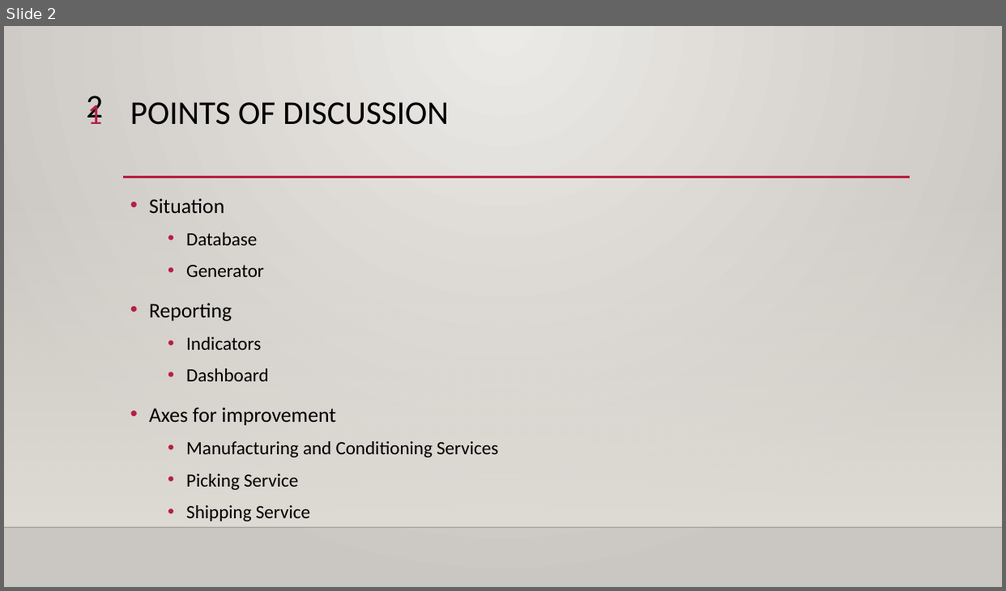
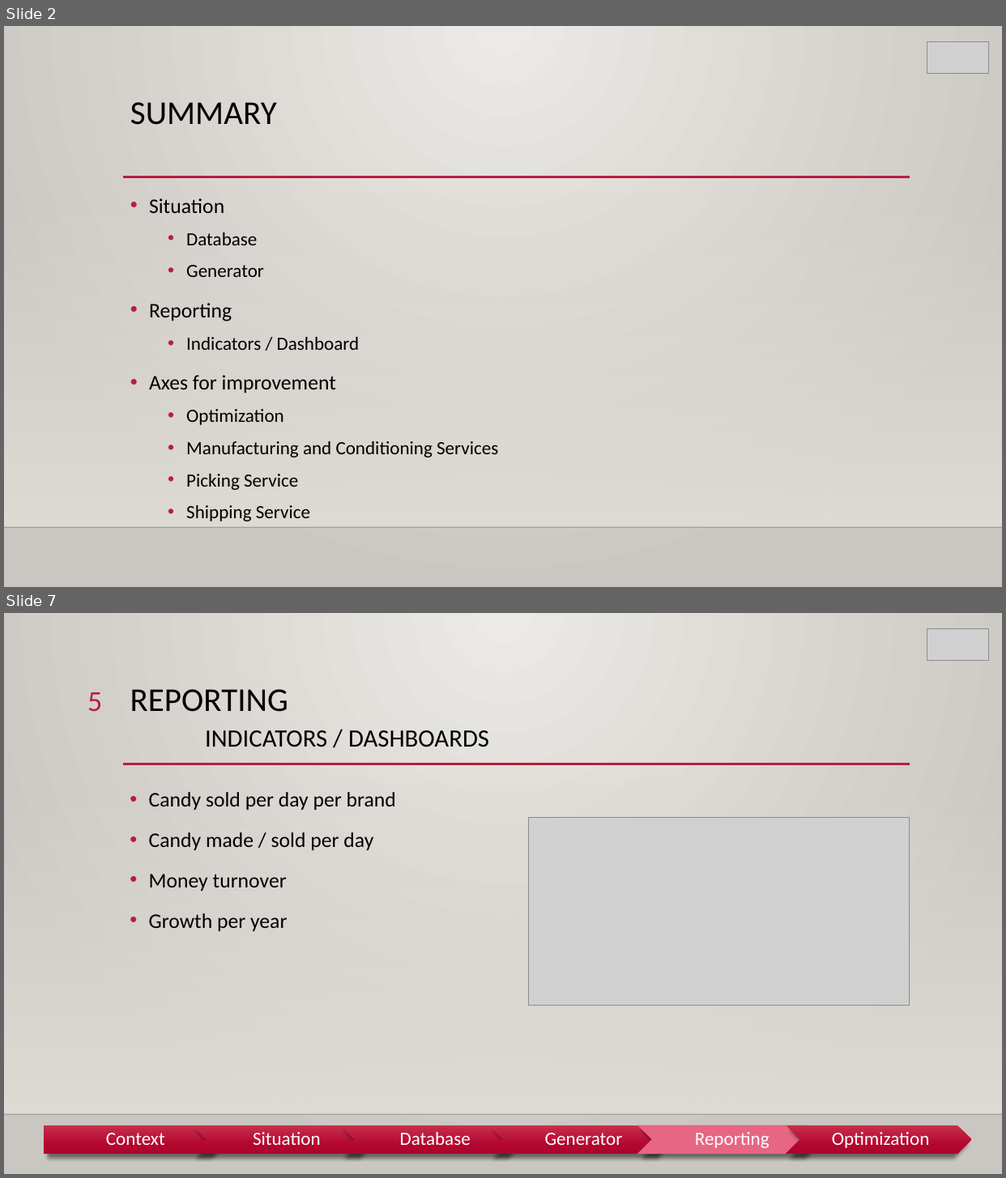
Before and after one commit to DylanCa/BIProject, a slide deck: Project Management/Data-Project.pptx. Shown one above the other, each under a label of ours: slide 2 before the commit, slides 2 and 7 after it; the slides between them are not shown. The pictures are 1006x591 and 1006x1178 pixels, drawn with LibreOffice and Linux fonts; fonts in the diff are those of the drawing; grey boxes stand for pictures; background and template pictures are left out. Boxes give left, top, right and bottom in pixels: in the first picture for what was removed or moved away, otherwise in the second. Text is boxed around its words. In the diff, an @@ line names an element or a change of style, - is before the commit and + after.

```diff
--- a/Project Management/Data-Project.pptx
+++ b/Project Management/Data-Project.pptx
@@ slide 7 added at (4, 613, 1002, 1174), background picture (left out); not listed: 3 template elements that a slide beside it also shows @@
@@ picture added at (927, 628, 988, 661) @@
@@ text added at (87, 692, 102, 711), 28 pt, text #B71E42 @@
+5
@@ title added at (130, 689, 489, 747), 24 pt, text #000000 @@
+REPORTING
+INDICATORS / DASHBOARDS
@@ text added at (149, 792, 396, 931), 20 pt, text #000000 @@
+• Candy sold per day per brand
+• Candy made / sold per day
+• Money turnover
+• Growth per year
@@ picture added at (529, 818, 909, 1006) @@
@@ group added at (44, 1126, 972, 1155): 6 texts, 5 chevrons, 1 pentagon arrow @@
+Context
+Situation
+Database
+Generator
+Reporting
+Optimization
@@ slide 2 changed as well @@
@@ picture added at (927, 41, 988, 74) @@
@@ text removed at (86, 96, 103, 124) @@
-2
@@ text removed at (87, 100, 102, 124) @@
-1
@@ title at (130, 102, 277, 125): text changed @@
-POINTS OF DISCUSSION
+SUMMARY
@@ text at (186, 337, 360, 350): text changed @@
-  • Indicators
-  • Dashboard
+  • Indicators / Dashboard
@@ text at (186, 409, 284, 425): paragraph added @@
+  • Optimization
```
Also in this commit, not shown: 3 other slides changed, 6 other slides added, 1 slide removed.
